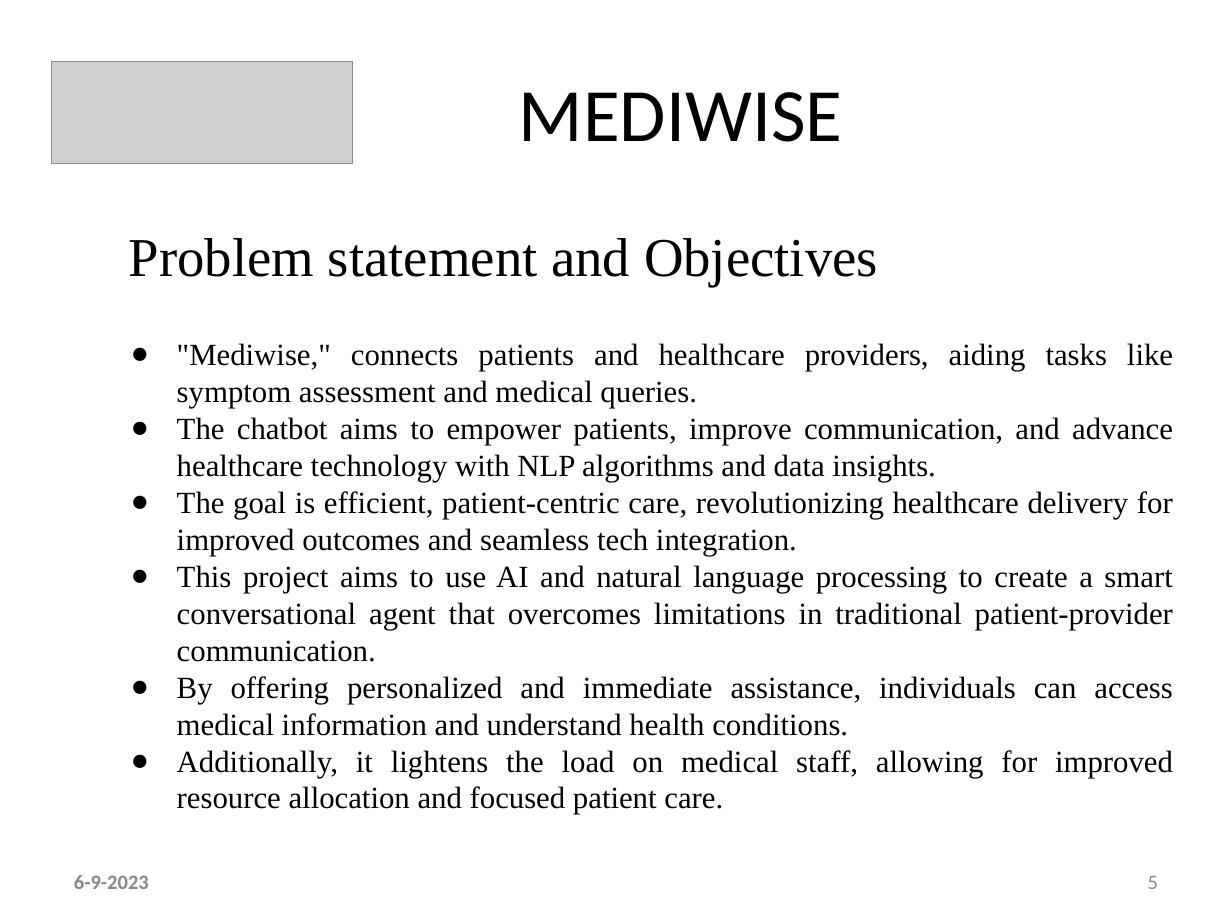
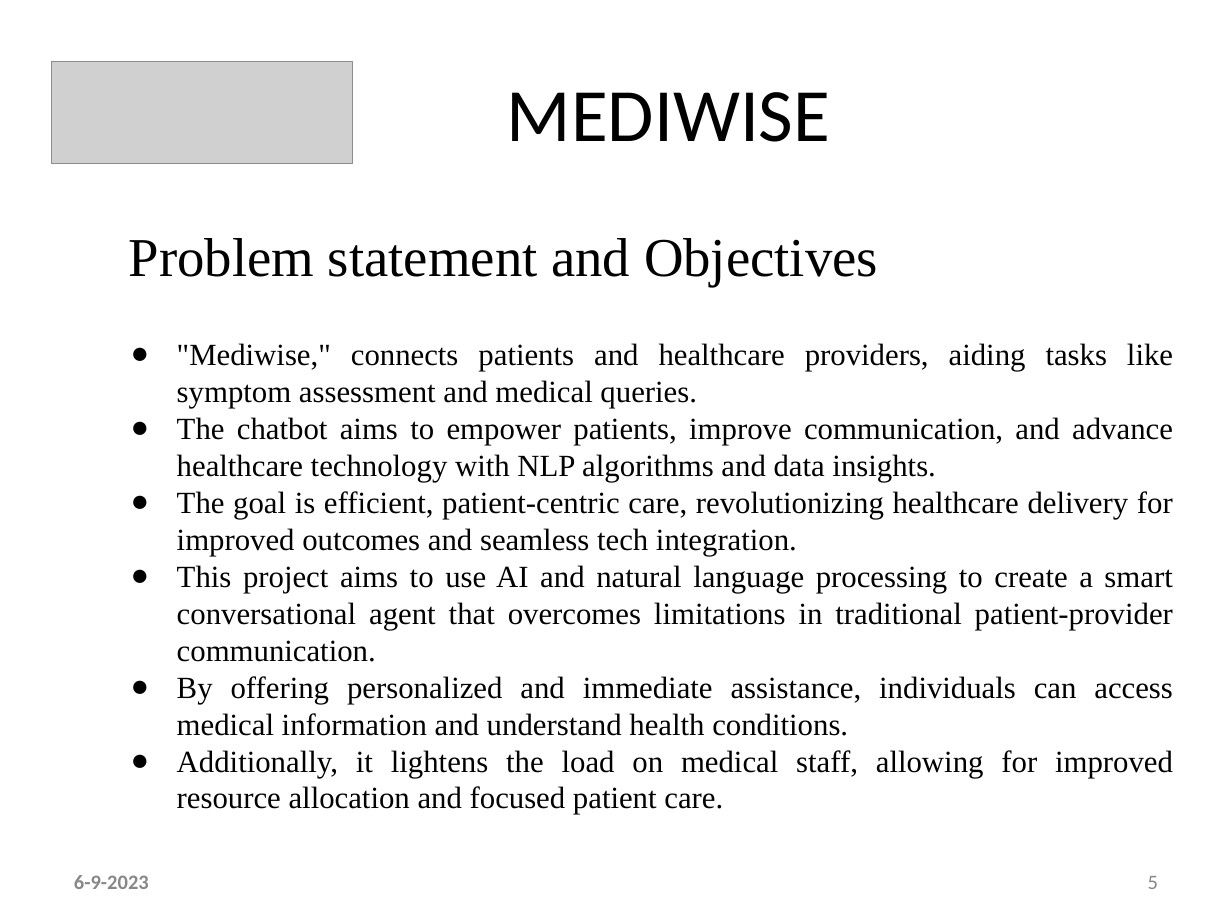
Before and after one commit to ani23-11/MediWise, a slide deck: slide 5 of ppt & references/Main - Ctech PPT Template.pptx. Drawn at 1232x924 pixels with LibreOffice and Linux fonts; fonts in the diff are those of the drawing; grey boxes stand for pictures. Boxes give left, top, right and bottom in pixels: in the first picture for what was removed or moved away, otherwise in the second. Text is boxed around its words. In the diff, an @@ line names an element or a change of style, - is before the commit and + after.

```diff
--- a/ppt & references/Main - Ctech PPT Template.pptx
+++ b/ppt & references/Main - Ctech PPT Template.pptx
@@ text "MEDIWISE": place and size @@
-text "MEDIWISE" at bbox=[519, 92, 842, 142]
+text "MEDIWISE" at bbox=[507, 92, 830, 142]
```
Also in this commit, not shown: 3 other slides changed, 22 slides added, 2 slides removed, 2 other files.
